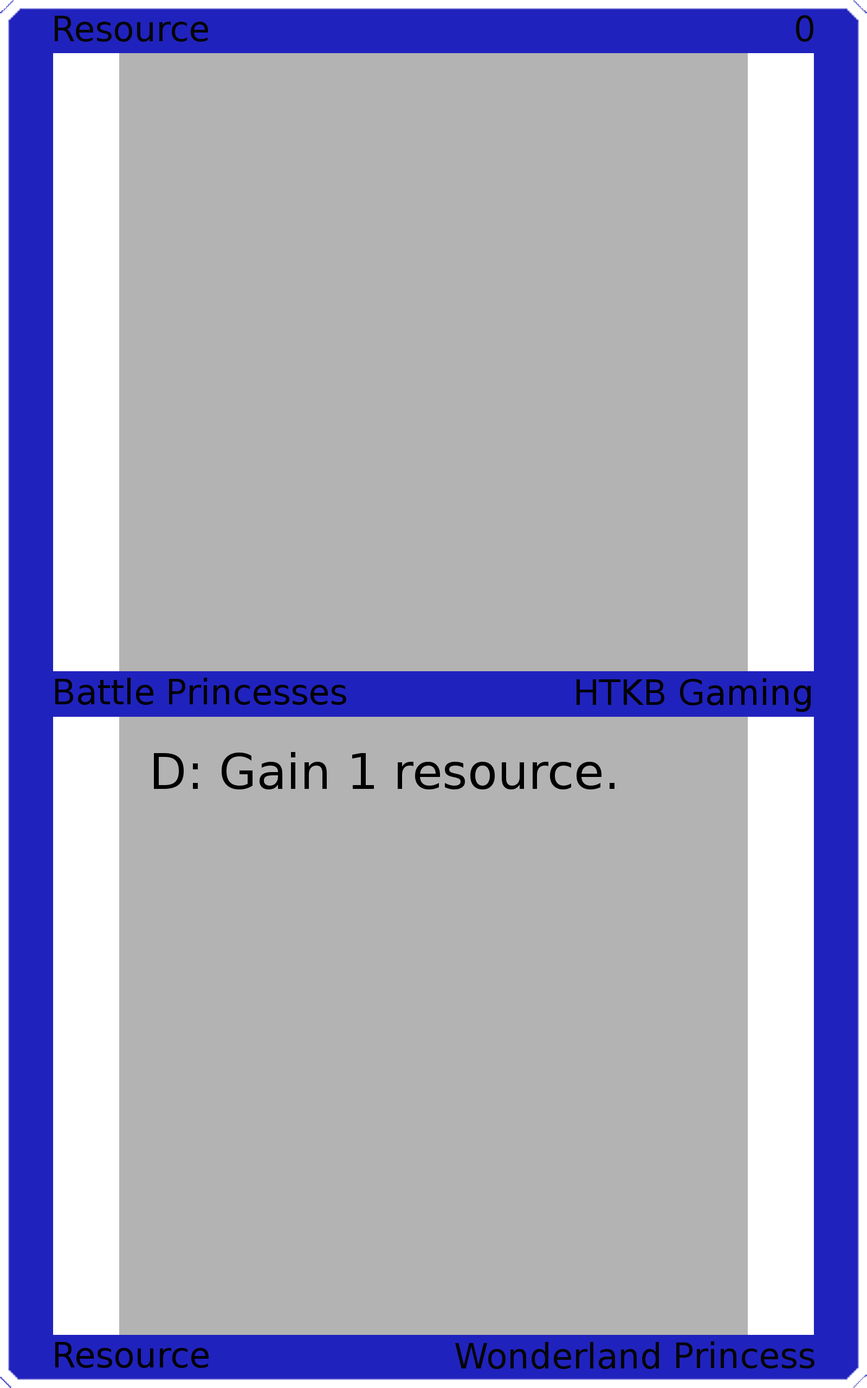
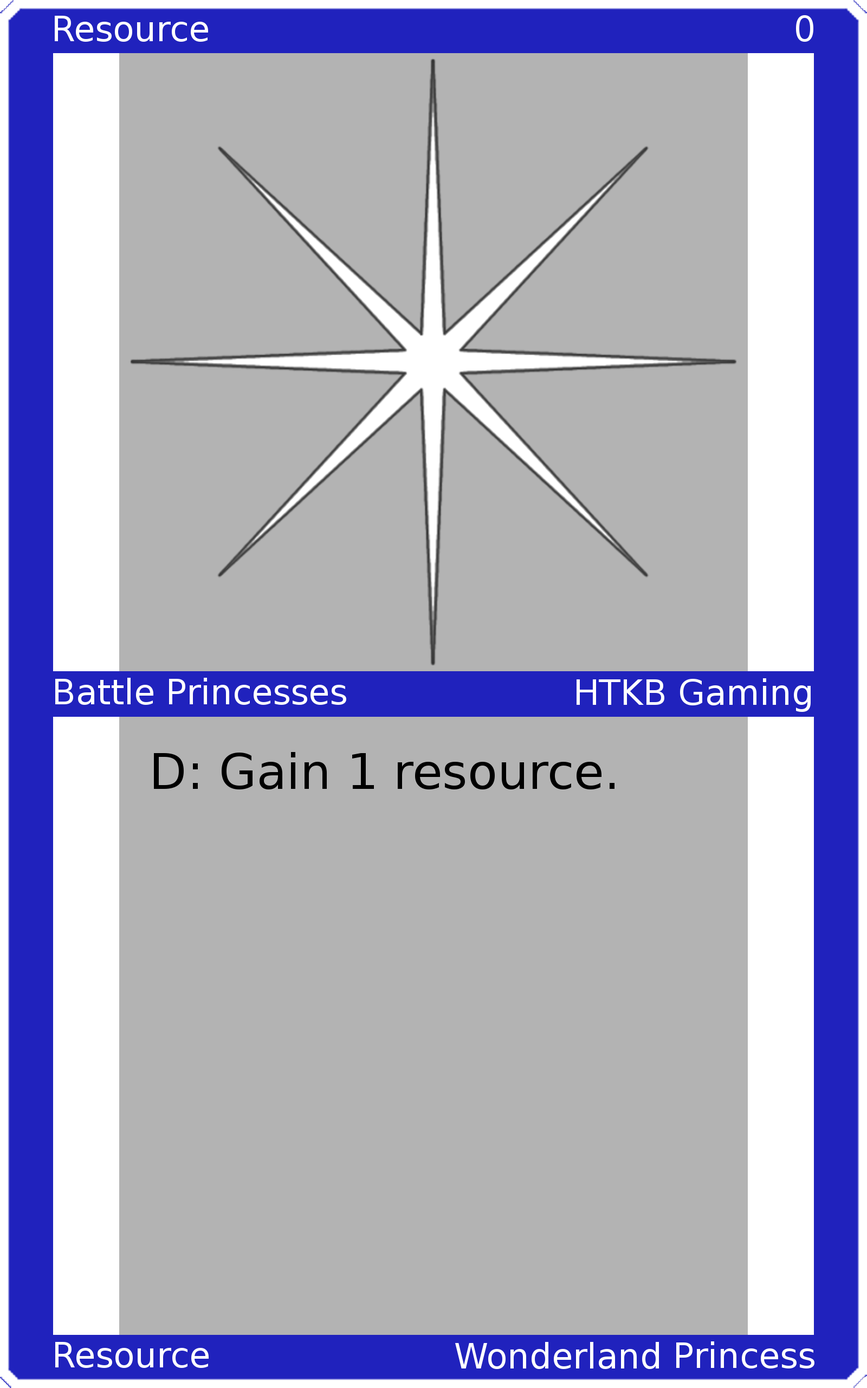
Layer changes from the first 867x1388 image to the second:
painted on "Upper Left" over box(54, 15, 209, 42)
painted on "Upper Right" over box(796, 15, 814, 42)
painted on "Mid Left" over box(55, 677, 347, 705)
painted on "Mid Right" over box(576, 678, 811, 712)
painted on "Bottom Left" over box(55, 1341, 209, 1368)
painted on "Bottom Right" over box(455, 1340, 815, 1369)
added layer "Art" above "Top Background" over box(129, 57, 738, 666)
